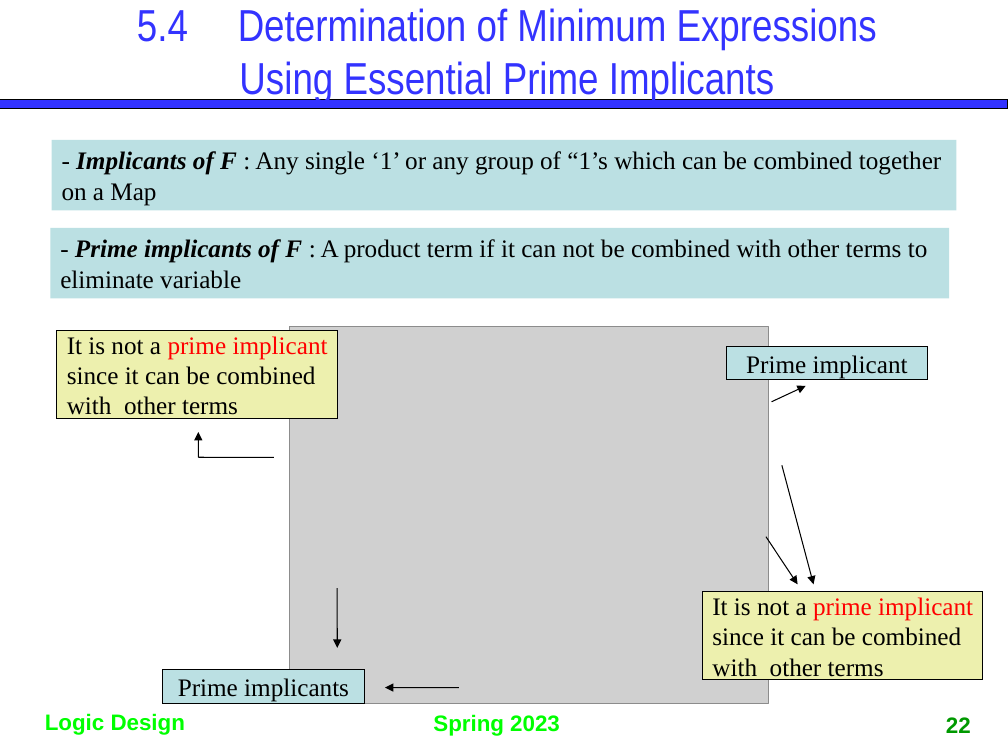
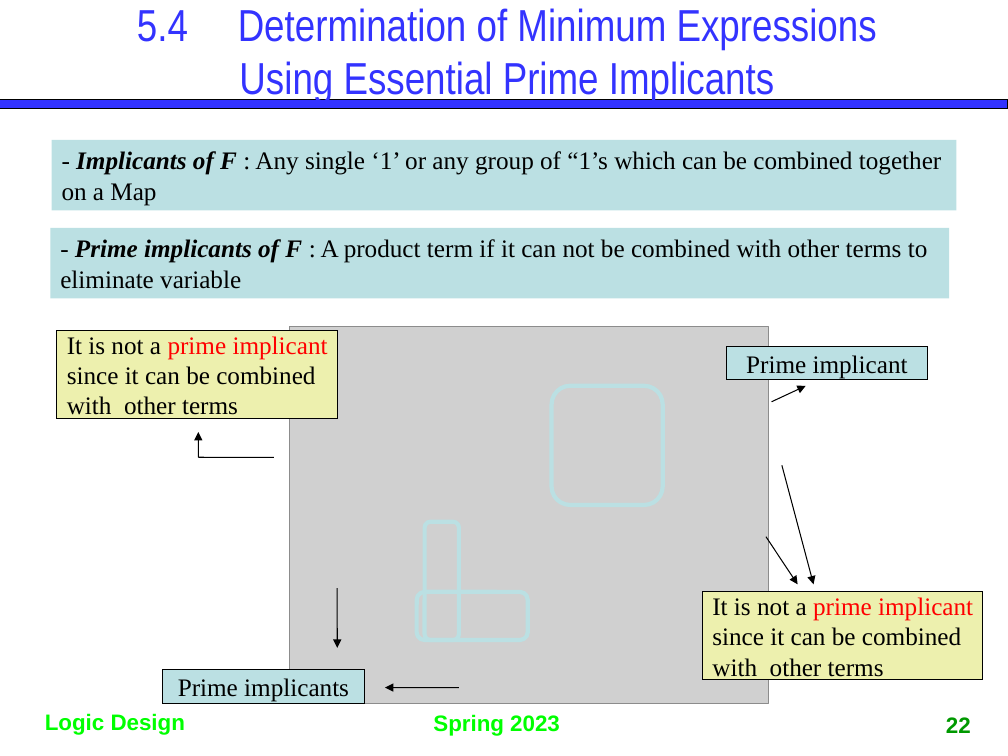
Before and after one commit to gdlee412/Logic-Circuits, a slide deck: slide 22 of 자료/Ch5. Karnaugh Map.pptx. Drawn at 1008x756 pixels with LibreOffice and Linux fonts; fonts in the diff are those of the drawing; grey boxes stand for pictures. Boxes give left, top, right and bottom in pixels: in the first picture for what was removed or moved away, otherwise in the second. Text is boxed around its words. In the diff, an @@ line names an element or a change of style, - is before the commit and + after.

```diff
--- a/자료/Ch5. Karnaugh Map.pptx
+++ b/자료/Ch5. Karnaugh Map.pptx
@@ rounded rectangle added at (551,386,662,505), outline #BBE0E3 3 pt @@
@@ rounded rectangle added at (424,522,459,640), outline #BBE0E3 3 pt @@
@@ rounded rectangle added at (416,592,527,640), outline #BBE0E3 3 pt @@
```
Also in this commit, not shown: 2 other slides changed.
